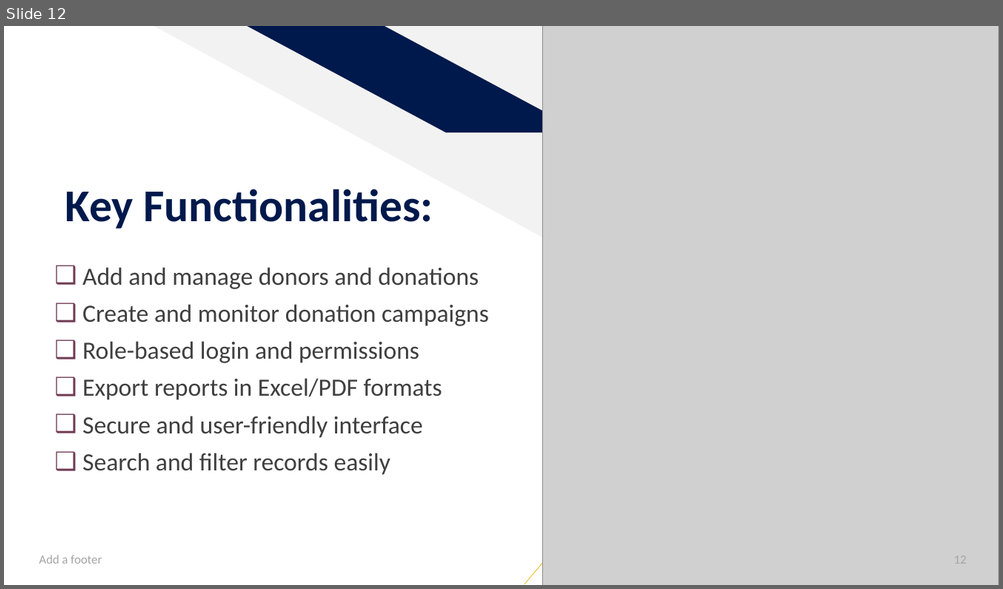
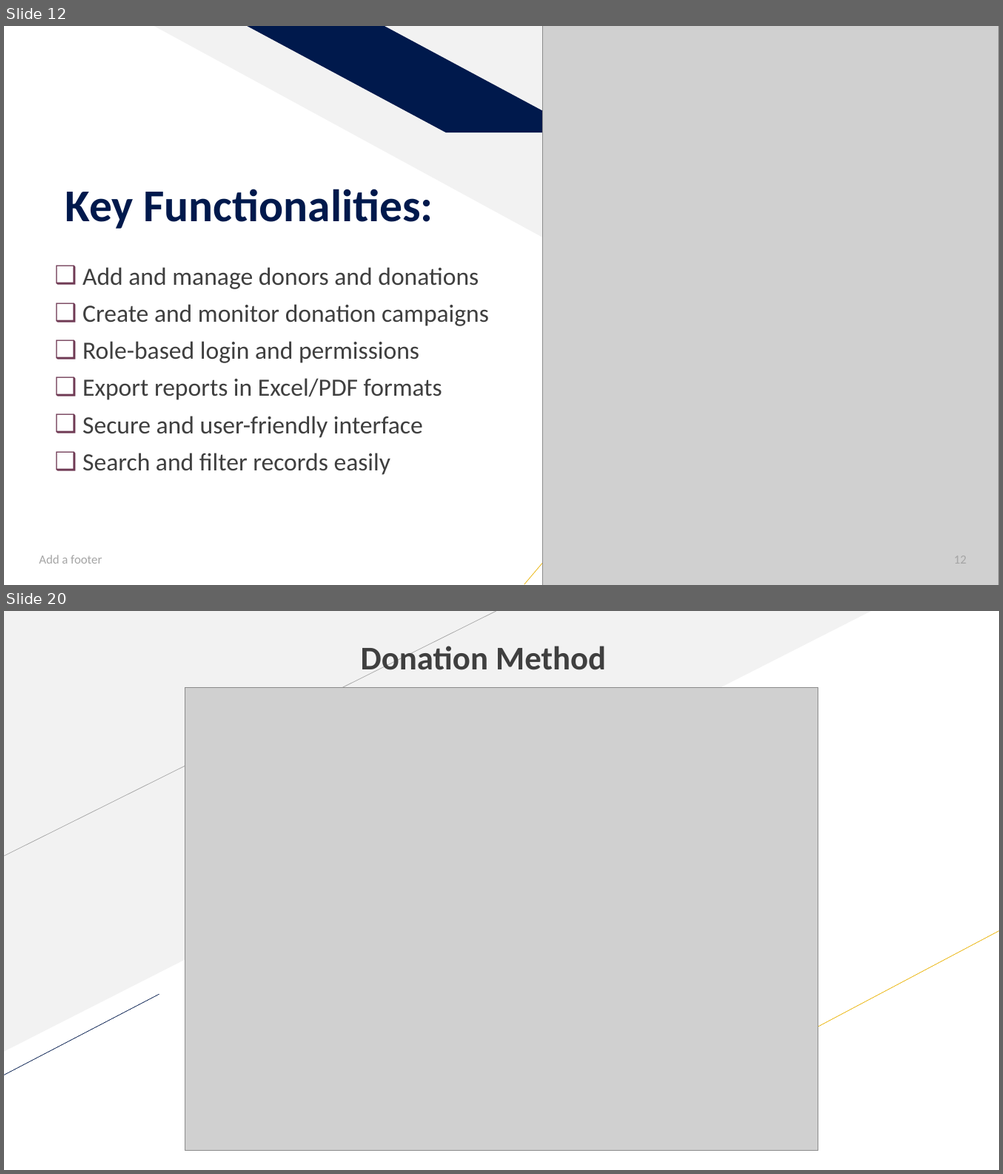
Before and after one commit to SharminAkter13/php_project, a slide deck: Donation Management System.pptx. Shown one above the other, each under a label of ours: slide 12 before the commit, slides 12 and 20 after it; the slides between them are not shown. The pictures are 1003x589 and 1003x1174 pixels, drawn with LibreOffice and Linux fonts; fonts in the diff are those of the drawing; grey boxes stand for pictures. Boxes give left, top, right and bottom in pixels: in the first picture for what was removed or moved away, otherwise in the second. Text is boxed around its words. In the diff, an @@ line names an element or a change of style, - is before the commit and + after.

```diff
--- a/Donation Management System.pptx
+++ b/Donation Management System.pptx
@@ slide 20 added at (4,611,999,1170), background #FFFFFF @@
@@ right triangle added at (4,611,871,1052), fill #F2F2F2 @@
@@ line added from (4, 857) to (496, 611), #A6A6A6 0.5 pt @@
@@ text added at (361,642,606,678), 32 pt, text #3F3F3F, bold @@
+Donation Method
@@ picture added at (185,688,817,1151) @@
@@ line added from (739, 1069) to (999, 931), #EAB200 0.5 pt @@
@@ line added from (4, 1076) to (159, 994), #00194C 0.5 pt @@
```
Also in this commit, not shown: 2 slides changed, 6 other slides added, 4 slides removed, 6 other files.
